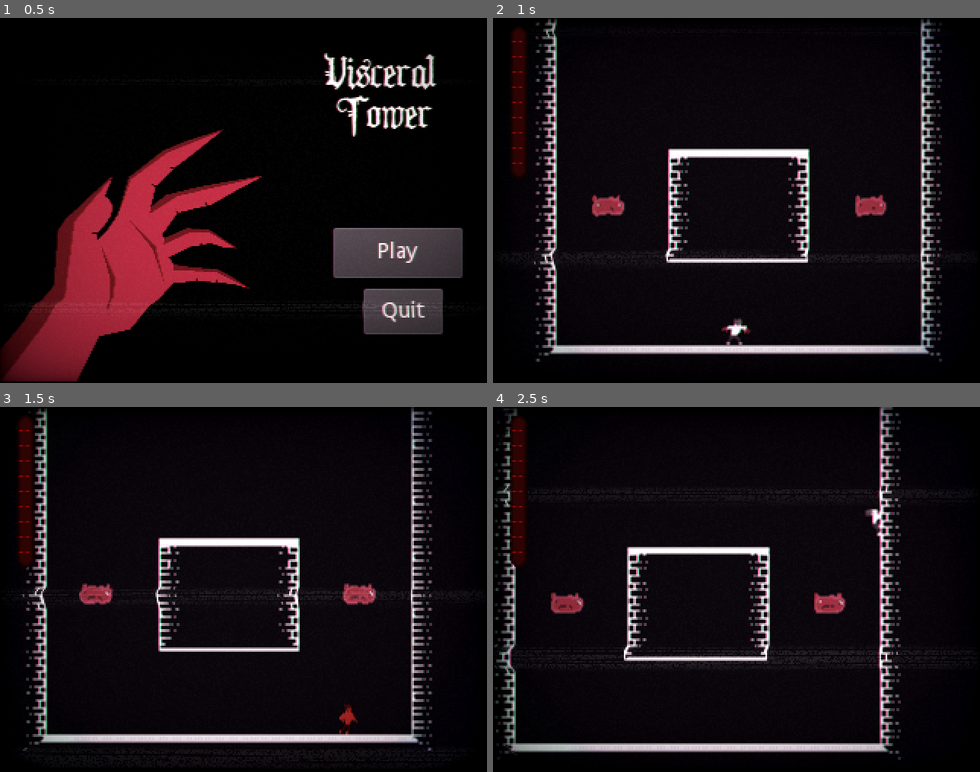
Above: before the commit, frames 1-4 (two rows, left to right).
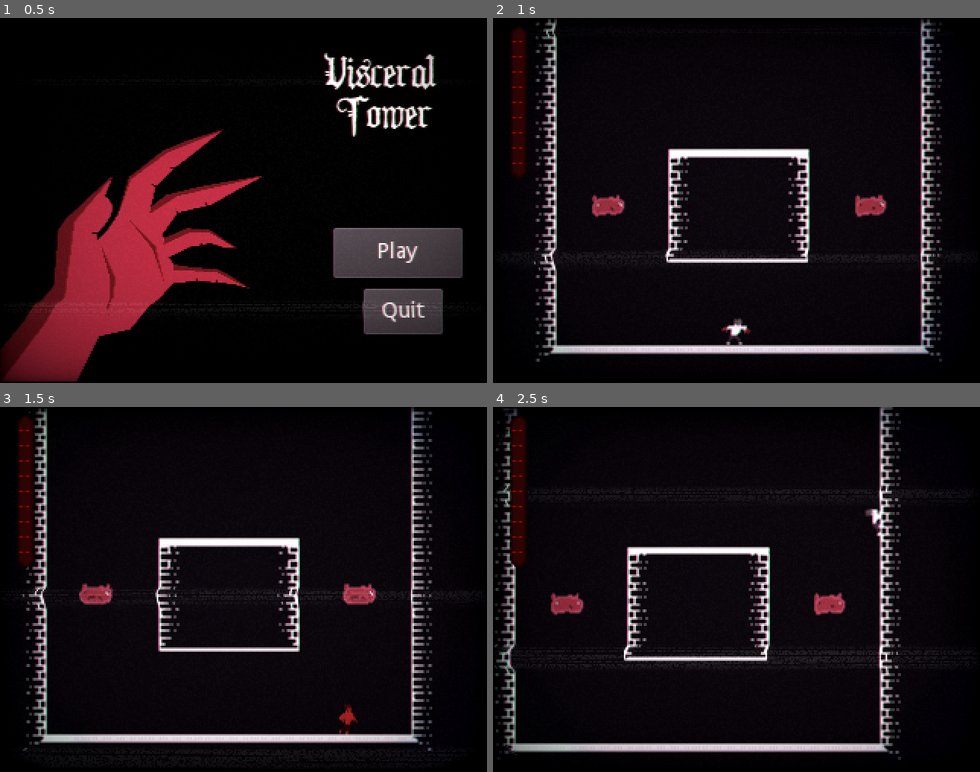
Above: after the commit, the same moments.

Repository: Luxxdev/GameJamPlus
Game: Godot game, scene res://Scenes/TitleScreen.tscn
The game is run twice, just before and just after one commit, with the same random seed, the same clock (stepped at 60 frames per second) and the same inputs.
Inputs:
- Up to frame 1 (0.5 s): no input
- Up to frame 2 (1 s): click "Play" at 0.5 s
- Up to frame 3 (1.5 s): hold Right (ui_right) from 1.28 s (still down); tap C (Dash) at 1.35 s
- Up to frame 4 (2.5 s): keep holding Right (ui_right); tap Space (Jump) at 1.52, 2.27 s; tap C (Dash) at 2.1 s

Frame 1 is identical in both runs. In frame 2, less than 0.1% of the frame differs, in the area x 25-81%, y 48-55%; in frame 3, less than 0.1%; in frame 4, 0.2%, in the area x 11-73%, y 50-58%.

Commit message:
EnemyPlacement

Diff:
--- a/Scenes/TestScene.tscn
+++ b/Scenes/TestScene.tscn
@@ -155,6 +155,43 @@
 [node name="VisibilityNotifier2D" parent="EnemySpawner2" index="4"]
 scale = Vector2( 1, 15.2 )
 
+[node name="EnemySpawner5" parent="." instance=ExtResource( 4 )]
+position = Vector2( 264, -1528 )
+enemyType = 1
+
+[node name="Area2D" parent="EnemySpawner5" index="0"]
+position = Vector2( -6, 0 )
+
+[node name="EnemyArea" parent="EnemySpawner5/EnemyAreas" index="0"]
+position = Vector2( -768, -24 )
+
+[node name="CollisionShape2D" parent="EnemySpawner5/EnemyAreas/EnemyArea" index="0"]
+position = Vector2( 1, 0 )
+
+[node name="EnemyArea2" parent="EnemySpawner5/EnemyAreas" index="1"]
+position = Vector2( -40, -40 )
+
+[node name="VisibilityNotifier2D" parent="EnemySpawner5" index="4"]
+scale = Vector2( 1, 15.2 )
+
+[node name="EnemySpawner26" parent="." instance=ExtResource( 4 )]
+position = Vector2( 166, -2416 )
+
+[node name="Area2D" parent="EnemySpawner26" index="0"]
+position = Vector2( -6, 0 )
+
+[node name="EnemyArea" parent="EnemySpawner26/EnemyAreas" index="0"]
+position = Vector2( 108, 32 )
+
+[node name="CollisionShape2D" parent="EnemySpawner26/EnemyAreas/EnemyArea" index="0"]
+position = Vector2( 1, 0 )
+
+[node name="EnemyArea2" parent="EnemySpawner26/EnemyAreas" index="1"]
+position = Vector2( -94, -136 )
+
+[node name="VisibilityNotifier2D" parent="EnemySpawner26" index="4"]
+scale = Vector2( 1, 15.2 )
+
 [node name="EnemySpawner" parent="." instance=ExtResource( 4 )]
 position = Vector2( 160, -154 )
 
@@ -193,29 +230,623 @@
 position = Vector2( 0, 7.99999 )
 scale = Vector2( 1, 15.2 )
 
-[node name="Node2D" type="Node2D" parent="."]
+[node name="EnemySpawner4" parent="." instance=ExtResource( 4 )]
+position = Vector2( 160, -1144 )
+
+[node name="CollisionShape2D" parent="EnemySpawner4/Area2D" index="0"]
+position = Vector2( 0, 8 )
+
+[node name="EnemyArea" parent="EnemySpawner4/EnemyAreas" index="0"]
+position = Vector2( 72, -80 )
+
+[node name="EnemyArea2" parent="EnemySpawner4/EnemyAreas" index="1"]
+position = Vector2( 80, 112 )
+
+[node name="Enemies" parent="EnemySpawner4" index="3"]
+position = Vector2( 0, -30 )
+
+[node name="VisibilityNotifier2D" parent="EnemySpawner4" index="4"]
+position = Vector2( 0, 7.99999 )
+scale = Vector2( 1, 15.2 )
+
+[node name="EnemySpawner6" parent="." instance=ExtResource( 4 )]
+position = Vector2( 288, -3128 )
+
+[node name="CollisionShape2D" parent="EnemySpawner6/Area2D" index="0"]
+position = Vector2( 0, 8 )
+
+[node name="EnemyArea" parent="EnemySpawner6/EnemyAreas" index="0"]
+position = Vector2( -48, -80 )
+
+[node name="EnemyArea2" parent="EnemySpawner6/EnemyAreas" index="1"]
+position = Vector2( 10, -80 )
+
+[node name="Enemies" parent="EnemySpawner6" index="3"]
+position = Vector2( 0, -30 )
+
+[node name="VisibilityNotifier2D" parent="EnemySpawner6" index="4"]
+position = Vector2( 0, 7.99999 )
+scale = Vector2( 1, 15.2 )
+
+[node name="EnemySpawner7" parent="." instance=ExtResource( 4 )]
+position = Vector2( 160, -3912 )
+
+[node name="CollisionShape2D" parent="EnemySpawner7/Area2D" index="0"]
+position = Vector2( 0, 8 )
+
+[node name="EnemyArea" parent="EnemySpawner7/EnemyAreas" index="0"]
+position = Vector2( -112, -8 )
+
+[node name="EnemyArea2" parent="EnemySpawner7/EnemyAreas" index="1"]
+position = Vector2( -40, 40 )
+
+[node name="Enemies" parent="EnemySpawner7" index="3"]
+position = Vector2( 0, -30 )
+
+[node name="VisibilityNotifier2D" parent="EnemySpawner7" index="4"]
+position = Vector2( 0, 7.99999 )
+scale = Vector2( 1, 15.2 )
+
+[node name="EnemySpawner8" parent="." instance=ExtResource( 4 )]
+position = Vector2( 160, -3912 )
+
+[node name="CollisionShape2D" parent="EnemySpawner8/Area2D" index="0"]
+position = Vector2( 0, 8 )
+
+[node name="EnemyArea" parent="EnemySpawner8/EnemyAreas" index="0"]
+position = Vector2( 8, -64 )
+
+[node name="EnemyArea2" parent="EnemySpawner8/EnemyAreas" index="1"]
+position = Vector2( 96, 8 )
+
+[node name="Enemies" parent="EnemySpawner8" index="3"]
+position = Vector2( 0, -30 )
+
+[node name="VisibilityNotifier2D" parent="EnemySpawner8" index="4"]
+position = Vector2( 0, 7.99999 )
+scale = Vector2( 1, 15.2 )
+
+[node name="EnemySpawner11" parent="." instance=ExtResource( 4 )]
+position = Vector2( 160, -4704 )
+
+[node name="CollisionShape2D" parent="EnemySpawner11/Area2D" index="0"]
+position = Vector2( 0, 8 )
+
+[node name="EnemyArea" parent="EnemySpawner11/EnemyAreas" index="0"]
+position = Vector2( 0, 64 )
+
+[node name="EnemyArea2" parent="EnemySpawner11/EnemyAreas" index="1"]
+position = Vector2( -103, -88 )
+
+[node name="Enemies" parent="EnemySpawner11" index="3"]
+position = Vector2( 0, -30 )
+
+[node name="VisibilityNotifier2D" parent="EnemySpawner11" index="4"]
+position = Vector2( 0, 7.99999 )
+scale = Vector2( 1, 15.2 )
+
+[node name="EnemySpawner13" parent="." instance=ExtResource( 4 )]
+position = Vector2( 157, -5432 )
+
+[node name="CollisionShape2D" parent="EnemySpawner13/Area2D" index="0"]
+position = Vector2( 0, 8 )
+
+[node name="EnemyArea" parent="EnemySpawner13/EnemyAreas" index="0"]
+position = Vector2( 11, 112 )
+
+[node name="EnemyArea2" parent="EnemySpawner13/EnemyAreas" index="1"]
+position = Vector2( -109, -30 )
+
+[node name="Enemies" parent="EnemySpawner13" index="3"]
+position = Vector2( 0, -30 )
+
+[node name="VisibilityNotifier2D" parent="EnemySpawner13" index="4"]
+position = Vector2( 0, 7.99999 )
+scale = Vector2( 1, 15.2 )
+
+[node name="EnemySpawner15" parent="." instance=ExtResource( 4 )]
+position = Vector2( 208, -5744 )
+
+[node name="CollisionShape2D" parent="EnemySpawner15/Area2D" index="0"]
+position = Vector2( 0, 8 )
+
+[node name="EnemyArea" parent="EnemySpawner15/EnemyAreas" index="0"]
+position = Vector2( 88, -16 )
+
+[node name="EnemyArea2" parent="EnemySpawner15/EnemyAreas" index="1"]
+position = Vector2( -32, -80 )
+
+[node name="Enemies" parent="EnemySpawner15" index="3"]
+position = Vector2( 0, -30 )
+
+[node name="VisibilityNotifier2D" parent="EnemySpawner15" index="4"]
+position = Vector2( 0, 7.99999 )
+scale = Vector2( 1, 15.2 )
+
+[node name="EnemySpawner16" parent="." instance=ExtResource( 4 )]
+position = Vector2( 160, -6520 )
+
+[node name="CollisionShape2D" parent="EnemySpawner16/Area2D" index="0"]
+position = Vector2( 0, 8 )
+
+[node name="EnemyArea" parent="EnemySpawner16/EnemyAreas" index="0"]
+position = Vector2( 120, -48 )
+
+[node name="EnemyArea2" parent="EnemySpawner16/EnemyAreas" index="1"]
+position = Vector2( -112, -48 )
+
+[node name="Enemies" parent="EnemySpawner16" index="3"]
+position = Vector2( 0, -30 )
+
+[node name="VisibilityNotifier2D" parent="EnemySpawner16" index="4"]
+position = Vector2( 0, 7.99999 )
+scale = Vector2( 1, 15.2 )
+
+[node name="EnemySpawner17" parent="." instance=ExtResource( 4 )]
+position = Vector2( 160, -6520 )
+
+[node name="CollisionShape2D" parent="EnemySpawner17/Area2D" index="0"]
+position = Vector2( 0, 8 )
+
+[node name="EnemyArea" parent="EnemySpawner17/EnemyAreas" index="0"]
+position = Vector2( -80, 40 )
+
+[node name="EnemyArea2" parent="EnemySpawner17/EnemyAreas" index="1"]
+position = Vector2( -8, -16 )
+
+[node name="Enemies" parent="EnemySpawner17" index="3"]
+position = Vector2( 0, -30 )
+
+[node name="VisibilityNotifier2D" parent="EnemySpawner17" index="4"]
+position = Vector2( 0, 7.99999 )
+scale = Vector2( 1, 15.2 )
+
+[node name="EnemySpawner9" parent="." instance=ExtResource( 4 )]
+position = Vector2( 160, -3784 )
+enemyType = 1
+
+[node name="CollisionShape2D" parent="EnemySpawner9/Area2D" index="0"]
+position = Vector2( 0, 8 )
+
+[node name="EnemyArea" parent="EnemySpawner9/EnemyAreas" index="0"]
+position = Vector2( 118, 16 )
+
+[node name="EnemyArea2" parent="EnemySpawner9/EnemyAreas" index="1"]
+position = Vector2( 680, 8 )
+
+[node name="Enemies" parent="EnemySpawner9" index="3"]
+position = Vector2( 0, -30 )
+
+[node name="VisibilityNotifier2D" parent="EnemySpawner9" index="4"]
+position = Vector2( 0, 7.99999 )
+scale = Vector2( 1, 15.2 )
+
+[node name="EnemySpawner10" parent="." instance=ExtResource( 4 )]
+position = Vector2( 160, -4248 )
+enemyType = 1
+
+[node name="CollisionShape2D" parent="EnemySpawner10/Area2D" index="0"]
+position = Vector2( 0, 8 )
+
+[node name="EnemyArea" parent="EnemySpawner10/EnemyAreas" index="0"]
+position = Vector2( 0, -48 )
+
+[node name="EnemyArea2" parent="EnemySpawner10/EnemyAreas" index="1"]
+position = Vector2( 672, -8 )
+
+[node name="Enemies" parent="EnemySpawner10" index="3"]
+position = Vector2( 0, -30 )
+
+[node name="VisibilityNotifier2D" parent="EnemySpawner10" index="4"]
+position = Vector2( 0, 7.99999 )
+scale = Vector2( 1, 15.2 )
+
+[node name="EnemySpawner12" parent="." instance=ExtResource( 4 )]
+position = Vector2( 157, -5432 )
+enemyType = 1
+
+[node name="CollisionShape2D" parent="EnemySpawner12/Area2D" index="0"]
+position = Vector2( 0, 8 )
+
+[node name="EnemyArea" parent="EnemySpawner12/EnemyAreas" index="0"]
+position = Vector2( -45, 8 )
+
+[node name="EnemyArea2" parent="EnemySpawner12/EnemyAreas" index="1"]
+position = Vector2( -701, -136 )
+
+[node name="Enemies" parent="EnemySpawner12" index="3"]
+position = Vector2( 0, -30 )
+
+[node name="VisibilityNotifier2D" parent="EnemySpawner12" index="4"]
+position = Vector2( 0, 7.99999 )
+scale = Vector2( 1, 15.2 )
+
+[node name="EnemySpawner14" parent="." instance=ExtResource( 4 )]
+position = Vector2( 208, -5744 )
+enemyType = 1
+
+[node name="CollisionShape2D" parent="EnemySpawner14/Area2D" index="0"]
+position = Vector2( 0, 8 )
+
+[node name="EnemyArea" parent="EnemySpawner14/EnemyAreas" index="0"]
+position = Vector2( -16, 40 )
+
+[node name="EnemyArea2" parent="EnemySpawner14/EnemyAreas" index="1"]
+position = Vector2( -701, -136 )
+
+[node name="Enemies" parent="EnemySpawner14" index="3"]
+position = Vector2( 0, -30 )
+
+[node name="VisibilityNotifier2D" parent="EnemySpawner14" index="4"]
+position = Vector2( 0, 7.99999 )
+scale = Vector2( 1, 15.2 )
+
+[node name="EnemySpawner18" parent="." instance=ExtResource( 4 )]
+position = Vector2( 160, -6920 )
+enemyType = 1
+
+[node name="CollisionShape2D" parent="EnemySpawner18/Area2D" index="0"]
+position = Vector2( 0, 8 )
+
+[node name="EnemyArea" parent="EnemySpawner18/EnemyAreas" index="0"]
+position = Vector2( 56, -16 )
+
+[node name="EnemyArea2" parent="EnemySpawner18/EnemyAreas" index="1"]
+position = Vector2( -131, 72 )
+
+[node name="Enemies" parent="EnemySpawner18" index="3"]
+position = Vector2( 0, -30 )
+
+[node name="VisibilityNotifier2D" parent="EnemySpawner18" index="4"]
+position = Vector2( 0, 7.99999 )
+scale = Vector2( 1, 15.2 )
+
+[node name="EnemySpawner19" parent="." instance=ExtResource( 4 )]
+position = Vector2( 160, -6920 )
+enemyType = 1
+
+[node name="CollisionShape2D" parent="EnemySpawner19/Area2D" index="0"]
+position = Vector2( 0, 8 )
+
+[node name="EnemyArea" parent="EnemySpawner19/EnemyAreas" index="0"]
+position = Vector2( 114, 72 )
+
+[node name="EnemyArea2" parent="EnemySpawner19/EnemyAreas" index="1"]
+position = Vector2( -56, -30 )
+
+[node name="Enemies" parent="EnemySpawner19" index="3"]
+position = Vector2( 0, -30 )
+
+[node name="VisibilityNotifier2D" parent="EnemySpawner19" index="4"]
+position = Vector2( 0, 7.99999 )
+scale = Vector2( 1, 15.2 )
+
+[node name="EnemySpawner20" parent="." instance=ExtResource( 4 )]
+position = Vector2( 166, -7504 )
+
+[node name="CollisionShape2D" parent="EnemySpawner20/Area2D" index="0"]
+position = Vector2( 0, 8 )
+
+[node name="EnemyArea" parent="EnemySpawner20/EnemyAreas" index="0"]
+position = Vector2( 18, 80 )
+
+[node name="EnemyArea2" parent="EnemySpawner20/EnemyAreas" index="1"]
+position = Vector2( -30, -64 )
+
+[node name="Enemies" parent="EnemySpawner20" index="3"]
+position = Vector2( 0, -30 )
+
+[node name="VisibilityNotifier2D" parent="EnemySpawner20" index="4"]
+position = Vector2( 0, 7.99999 )
+scale = Vector2( 1, 15.2 )
+
+[node name="EnemySpawner21" parent="." instance=ExtResource( 4 )]
+position = Vector2( 166, -7888 )
+
+[node name="CollisionShape2D" parent="EnemySpawner21/Area2D" index="0"]
+position = Vector2( 0, 8 )
+
+[node name="EnemyArea" parent="EnemySpawner21/EnemyAreas" index="0"]
+position = Vector2( 90, -48 )
+
+[node name="EnemyArea2" parent="EnemySpawner21/EnemyAreas" index="1"]
+position = Vector2( -102, -48 )
+
+[node name="Enemies" parent="EnemySpawner21" index="3"]
+position = Vector2( 0, -30 )
+
+[node name="VisibilityNotifier2D" parent="EnemySpawner21" index="4"]
+position = Vector2( 0, 7.99999 )
+scale = Vector2( 1, 15.2 )
+
+[node name="EnemySpawner22" parent="." instance=ExtResource( 4 )]
+position = Vector2( 166, -7888 )
+
+[node name="CollisionShape2D" parent="EnemySpawner22/Area2D" index="0"]
+position = Vector2( 0, 8 )
+
+[node name="EnemyArea" parent="EnemySpawner22/EnemyAreas" index="0"]
+position = Vector2( 90, 56 )
+
+[node name="EnemyArea2" parent="EnemySpawner22/EnemyAreas" index="1"]
+position = Vector2( -102, 56 )
+
+[node name="Enemies" parent="EnemySpawner22" index="3"]
+position = Vector2( 0, -30 )
+
+[node name="VisibilityNotifier2D" parent="EnemySpawner22" index="4"]
+position = Vector2( 0, 7.99999 )
+scale = Vector2( 1, 15.2 )
+
+[node name="EnemySpawner23" parent="." instance=ExtResource( 4 )]
+position = Vector2( 166, -7888 )
+
+[node name="CollisionShape2D" parent="EnemySpawner23/Area2D" index="0"]
+position = Vector2( 0, 8 )
+
+[node name="EnemyArea" parent="EnemySpawner23/EnemyAreas" index="0"]
+position = Vector2( 0, -88 )
+
+[node name="EnemyArea2" parent="EnemySpawner23/EnemyAreas" index="1"]
+position = Vector2( 0, 96 )
+
+[node name="Enemies" parent="EnemySpawner23" index="3"]
+position = Vector2( 0, -30 )
+
+[node name="VisibilityNotifier2D" parent="EnemySpawner23" index="4"]
+position = Vector2( 0, 7.99999 )
+scale = Vector2( 1, 15.2 )
+
+[node name="EnemySpawner24" parent="." instance=ExtResource( 4 )]
+position = Vector2( 166, -8160 )
+enemyType = 1
+
+[node name="CollisionShape2D" parent="EnemySpawner24/Area2D" index="0"]
+position = Vector2( 0, 8 )
+
+[node name="EnemyArea" parent="EnemySpawner24/EnemyAreas" index="0"]
+position = Vector2( -126, 64 )
+
+[node name="EnemyArea2" parent="EnemySpawner24/EnemyAreas" index="1"]
+position = Vector2( 114, -16 )
+
+[node name="Enemies" parent="EnemySpawner24" index="3"]
+position = Vector2( 0, -30 )
+
+[node name="VisibilityNotifier2D" parent="EnemySpawner24" index="4"]
+position = Vector2( 0, 16.0001 )
+scale = Vector2( 1, 24.8 )
+
+[node name="EnemySpawner25" parent="." instance=ExtResource( 4 )]
+position = Vector2( 166, -8160 )
+enemyType = 1
+
+[node name="CollisionShape2D" parent="EnemySpawner25/Area2D" index="0"]
+position = Vector2( 0, 8 )
+
+[node name="EnemyArea" parent="EnemySpawner25/EnemyAreas" index="0"]
+position = Vector2( -126, -80 )
+
+[node name="EnemyArea2" parent="EnemySpawner25/EnemyAreas" index="1"]
+position = Vector2( 114, -152 )
+
+[node name="Enemies" parent="EnemySpawner25" index="3"]
+position = Vector2( 0, -30 )
+
+[node name="VisibilityNotifier2D" parent="EnemySpawner25" index="4"]
+position = Vector2( 0, 16.0001 )
+scale = Vector2( 1, 24.8 )
+
+[node name="SlimesPos" type="Node2D" parent="."]
 position = Vector2( 48, 168 )
 rotation = -0.0360082
 scale = Vector2( 1.00829, 1.00829 )
 
-[node name="Slime" parent="Node2D" instance=ExtResource( 3 )]
+[node name="Slime" parent="SlimesPos" instance=ExtResource( 3 )]
 position = Vector2( 130.75, -654.258 )
 rotation = 0.0
 scale = Vector2( 1, 1 )
-frame = 3
-
-[node name="Slime2" parent="Node2D" instance=ExtResource( 3 )]
+frame = 0
+
+[node name="Slime4" parent="SlimesPos" instance=ExtResource( 3 )]
+position = Vector2( 242.421, -1880.84 )
+rotation = 0.0
+scale = Vector2( 1, 1 )
+frame = 3
+
+[node name="Slime5" parent="SlimesPos" instance=ExtResource( 3 )]
+position = Vector2( 254.132, -2205.93 )
+rotation = 0.0
+scale = Vector2( 1, 1 )
+frame = 2
+
+[node name="Slime32" parent="SlimesPos" instance=ExtResource( 3 )]
+position = Vector2( 136.407, -2464.23 )
+rotation = 0.0
+scale = Vector2( 1, 1 )
+
+[node name="Slime6" parent="SlimesPos" instance=ExtResource( 3 )]
+position = Vector2( 312.915, -2735.75 )
+rotation = 0.0
+scale = Vector2( 1, 1 )
+frame = 2
+
+[node name="Slime7" parent="SlimesPos" instance=ExtResource( 3 )]
+position = Vector2( 116.756, -3020.69 )
+rotation = 0.0
+scale = Vector2( 1, 1 )
+
+[node name="Slime8" parent="SlimesPos" instance=ExtResource( 3 )]
+position = Vector2( 123.326, -3203.06 )
+rotation = 0.0
+scale = Vector2( 1, 1 )
+
+[node name="Slime9" parent="SlimesPos" instance=ExtResource( 3 )]
+position = Vector2( 130.752, -3409.22 )
+rotation = 0.0
+scale = Vector2( 1, 1 )
+
+[node name="Slime10" parent="SlimesPos" instance=ExtResource( 3 )]
+position = Vector2( 138.179, -3615.38 )
+rotation = 0.0
+scale = Vector2( 1, 1 )
+frame = 0
+
+[node name="Slime11" parent="SlimesPos" instance=ExtResource( 3 )]
+position = Vector2( 178.316, -4288.78 )
+rotation = 0.0
+scale = Vector2( 1, 1 )
+frame = 0
+
+[node name="Slime12" parent="SlimesPos" instance=ExtResource( 3 )]
+position = Vector2( 355.612, -4361.78 )
+rotation = 0.0
+scale = Vector2( 1, 1 )
+frame = 3
+
+[node name="Slime13" parent="SlimesPos" instance=ExtResource( 3 )]
+position = Vector2( 201.601, -4494.36 )
+rotation = 0.0
+scale = Vector2( 1, 1 )
+frame = 3
+
+[node name="Slime14" parent="SlimesPos" instance=ExtResource( 3 )]
+position = Vector2( 386.255, -4551.23 )
+rotation = 0.0
+scale = Vector2( 1, 1 )
+frame = 3
+
+[node name="Slime15" parent="SlimesPos" instance=ExtResource( 3 )]
+position = Vector2( 234.951, -5199.76 )
+rotation = 0.0
+scale = Vector2( 1, 1 )
+frame = 2
+
+[node name="Slime16" parent="SlimesPos" instance=ExtResource( 3 )]
+position = Vector2( 257.585, -6048.46 )
+rotation = 0.0
+scale = Vector2( 1, 1 )
+
+[node name="Slime17" parent="SlimesPos" instance=ExtResource( 3 )]
+position = Vector2( 383.377, -6234.47 )
+rotation = 0.0
+scale = Vector2( 1, 1 )
+
+[node name="Slime18" parent="SlimesPos" instance=ExtResource( 3 )]
+position = Vector2( 389.946, -6416.84 )
+rotation = 0.0
+scale = Vector2( 1, 1 )
+
+[node name="Slime19" parent="SlimesPos" instance=ExtResource( 3 )]
+position = Vector2( 309.079, -6816.72 )
+rotation = 0.0
+scale = Vector2( 1, 1 )
+frame = 0
+
+[node name="Slime20" parent="SlimesPos" instance=ExtResource( 3 )]
+position = Vector2( 265.355, -7366.12 )
+rotation = 0.0
+scale = Vector2( 1, 1 )
+frame = 3
+
+[node name="Slime21" parent="SlimesPos" instance=ExtResource( 3 )]
+position = Vector2( 263.927, -7326.47 )
+rotation = 0.0
+scale = Vector2( 1, 1 )
+frame = 3
+
+[node name="Slime22" parent="SlimesPos" instance=ExtResource( 3 )]
+position = Vector2( 501.8, -7317.9 )
+rotation = 0.0
+scale = Vector2( 1, 1 )
+frame = 3
+
+[node name="Slime23" parent="SlimesPos" instance=ExtResource( 3 )]
+position = Vector2( 503.228, -7357.55 )
+rotation = 0.0
+scale = Vector2( 1, 1 )
+frame = 3
+
+[node name="Slime24" parent="SlimesPos" instance=ExtResource( 3 )]
+position = Vector2( 381.738, -7346.04 )
+rotation = 0.0
+scale = Vector2( 1, 1 )
+frame = 2
+
+[node name="Slime25" parent="SlimesPos" instance=ExtResource( 3 )]
+position = Vector2( 406.875, -8162.2 )
+rotation = 0.0
+scale = Vector2( 1, 1 )
+
+[node name="Slime26" parent="SlimesPos" instance=ExtResource( 3 )]
+position = Vector2( 410.739, -8297.03 )
+rotation = 0.0
+scale = Vector2( 1, 1 )
+
+[node name="Slime27" parent="SlimesPos" instance=ExtResource( 3 )]
+position = Vector2( 416.72, -8407.96 )
+rotation = 0.0
+scale = Vector2( 1, 1 )
+
+[node name="Slime28" parent="SlimesPos" instance=ExtResource( 3 )]
+position = Vector2( 419.88, -8550.76 )
+rotation = 0.0
+scale = Vector2( 1, 1 )
+frame = 0
+
+[node name="Slime29" parent="SlimesPos" instance=ExtResource( 3 )]
+position = Vector2( 425.777, -8733.85 )
+rotation = 0.0
+scale = Vector2( 1, 1 )
+frame = 0
+
+[node name="Slime30" parent="SlimesPos" instance=ExtResource( 3 )]
+position = Vector2( 432.347, -8916.22 )
+rotation = 0.0
+scale = Vector2( 1, 1 )
+frame = 3
+
+[node name="Slime31" parent="SlimesPos" instance=ExtResource( 3 )]
+position = Vector2( 439.488, -9114.45 )
+rotation = 0.0
+scale = Vector2( 1, 1 )
+frame = 2
+
+[node name="Slime2" parent="SlimesPos" instance=ExtResource( 3 )]
 position = Vector2( 222.014, 7.9978 )
 rotation = 0.0
 scale = Vector2( 1, 1 )
-frame = 2
-
-[node name="Slime3" parent="Node2D" instance=ExtResource( 3 )]
+frame = 3
+
+[node name="Slime3" parent="SlimesPos" instance=ExtResource( 3 )]
 position = Vector2( 1.52588e-05, -1.52588e-05 )
 rotation = 0.0
 scale = Vector2( 1, 1 )
-frame = 2
+frame = 3
 
 [editable path="EnemySpawner2"]
+[editable path="EnemySpawner5"]
+[editable path="EnemySpawner26"]
 [editable path="EnemySpawner"]
 [editable path="EnemySpawner3"]
+[editable path="EnemySpawner4"]
+[editable path="EnemySpawner6"]
+[editable path="EnemySpawner7"]
+[editable path="EnemySpawner8"]
+[editable path="EnemySpawner11"]
+[editable path="EnemySpawner13"]
+[editable path="EnemySpawner15"]
+[editable path="EnemySpawner16"]
+[editable path="EnemySpawner17"]
+[editable path="EnemySpawner9"]
+[editable path="EnemySpawner10"]
+[editable path="EnemySpawner12"]
+[editable path="EnemySpawner14"]
+[editable path="EnemySpawner18"]
+[editable path="EnemySpawner19"]
+[editable path="EnemySpawner20"]
+[editable path="EnemySpawner21"]
+[editable path="EnemySpawner22"]
+[editable path="EnemySpawner23"]
+[editable path="EnemySpawner24"]
+[editable path="EnemySpawner25"]
